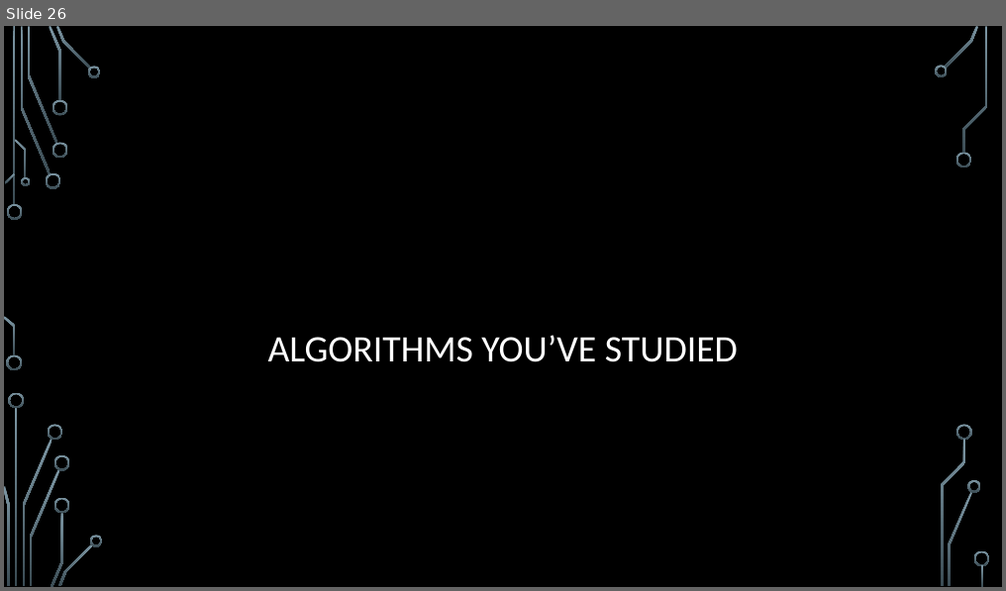
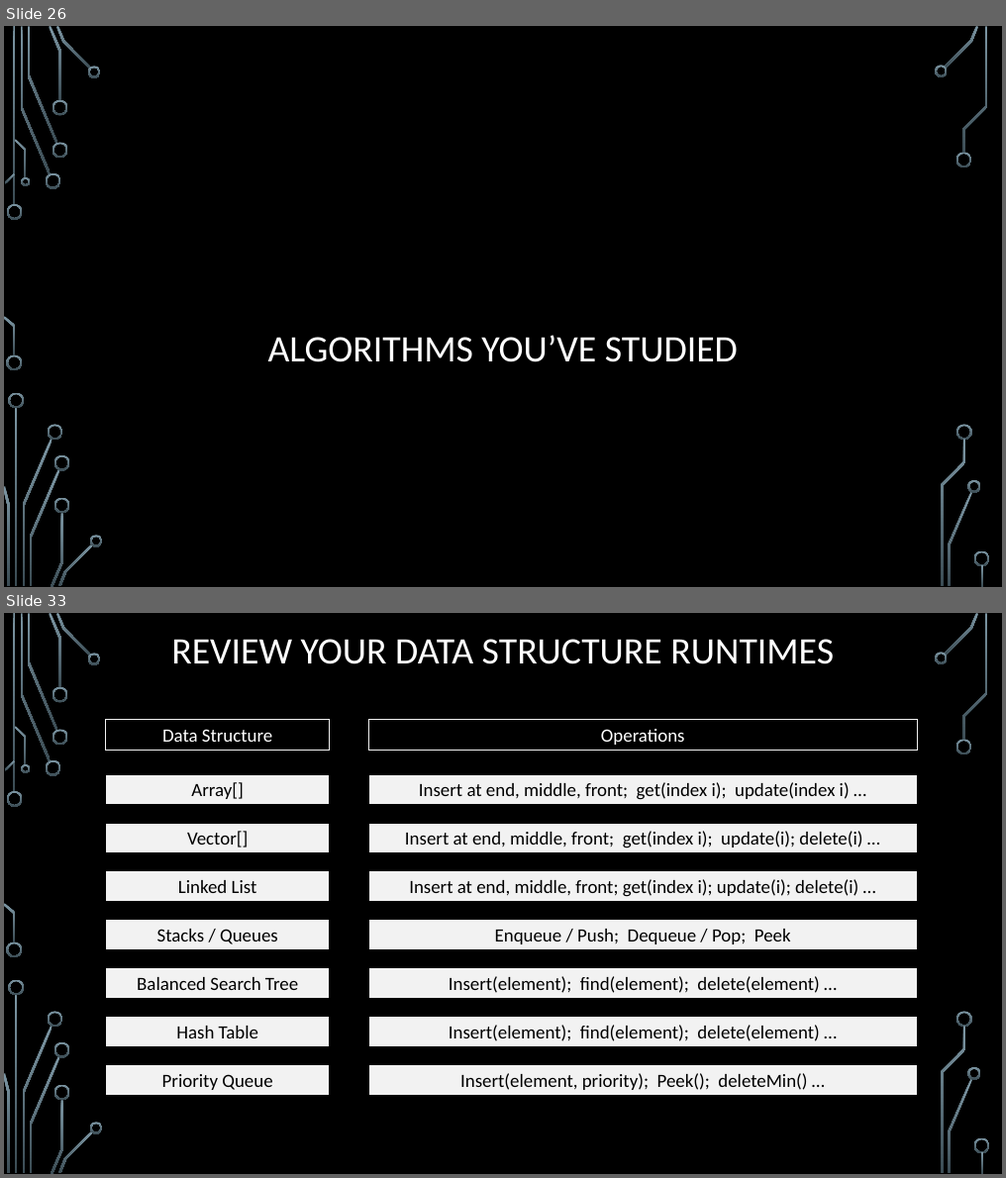
Before and after one commit to markfloryan/dsa2, a slide deck: slides/00-Review.pptx. Shown one above the other, each under a label of ours: slide 26 before the commit, slides 26 and 33 after it; the slides between them are not shown. The pictures are 1006x591 and 1006x1178 pixels, drawn with LibreOffice and Linux fonts; fonts in the diff are those of the drawing; background and template pictures are left out. Boxes give left, top, right and bottom in pixels: in the first picture for what was removed or moved away, otherwise in the second. Text is boxed around its words. In the diff, an @@ line names an element or a change of style, - is before the commit and + after.

Commit message:
changed review decks

```diff
--- a/slides/00-Review.pptx
+++ b/slides/00-Review.pptx
@@ slide 33 added at [4,613,1002,1174], background picture (left out); not listed: 36 template elements that a slide beside it also shows @@
@@ title added at [171,639,834,664], 36 pt, text #FFFFFF @@
+REVIEW YOUR DATA STRUCTURE RUNTIMES
@@ rectangle added at [106,720,329,750], outline #F2F2F2 0.75 pt, 18 pt, text #FFFFFF @@
+Data Structure
@@ rectangle added at [369,720,918,750], outline #F2F2F2 0.75 pt, 18 pt, text #FFFFFF @@
+Operations
@@ rectangle added at [106,774,329,805], fill #F2F2F2, outline #000000 0.75 pt, 18 pt, text #000000 @@
+Array[]
@@ rectangle added at [369,774,918,805], fill #F2F2F2, outline #000000 0.75 pt, 18 pt, text #000000 @@
+Insert at end, middle, front; get(index i); update(index i) …
@@ rectangle added at [106,823,329,854], fill #F2F2F2, outline #000000 0.75 pt, 18 pt, text #000000 @@
+Vector[]
@@ rectangle added at [369,823,918,854], fill #F2F2F2, outline #000000 0.75 pt, 18 pt, text #000000 @@
+Insert at end, middle, front; get(index i); update(i); delete(i) …
@@ rectangle added at [106,871,329,901], fill #F2F2F2, outline #000000 0.75 pt, 18 pt, text #000000 @@
+Linked List
@@ rectangle added at [369,871,918,901], fill #F2F2F2, outline #000000 0.75 pt, 18 pt, text #000000 @@
+Insert at end, middle, front; get(index i); update(i); delete(i) …
@@ rectangle added at [106,920,329,950], fill #F2F2F2, outline #000000 0.75 pt, 18 pt, text #000000 @@
+Stacks / Queues
@@ rectangle added at [369,920,918,950], fill #F2F2F2, outline #000000 0.75 pt, 18 pt, text #000000 @@
+Enqueue / Push; Dequeue / Pop; Peek
@@ rectangle added at [106,968,329,998], fill #F2F2F2, outline #000000 0.75 pt, 18 pt, text #000000 @@
+Balanced Search Tree
@@ rectangle added at [369,968,918,998], fill #F2F2F2, outline #000000 0.75 pt, 18 pt, text #000000 @@
+Insert(element); find(element); delete(element) …
@@ rectangle added at [106,1017,329,1047], fill #F2F2F2, outline #000000 0.75 pt, 18 pt, text #000000 @@
+Hash Table
@@ rectangle added at [369,1017,918,1047], fill #F2F2F2, outline #000000 0.75 pt, 18 pt, text #000000 @@
+Insert(element); find(element); delete(element) …
@@ rectangle added at [106,1065,329,1095], fill #F2F2F2, outline #000000 0.75 pt, 18 pt, text #000000 @@
+Priority Queue
@@ rectangle added at [369,1065,918,1095], fill #F2F2F2, outline #000000 0.75 pt, 18 pt, text #000000 @@
+Insert(element, priority); Peek(); deleteMin() …
```
Also in this commit, not shown: 9 slides changed, 5 other slides added, 5 slides removed, 2 other files.
